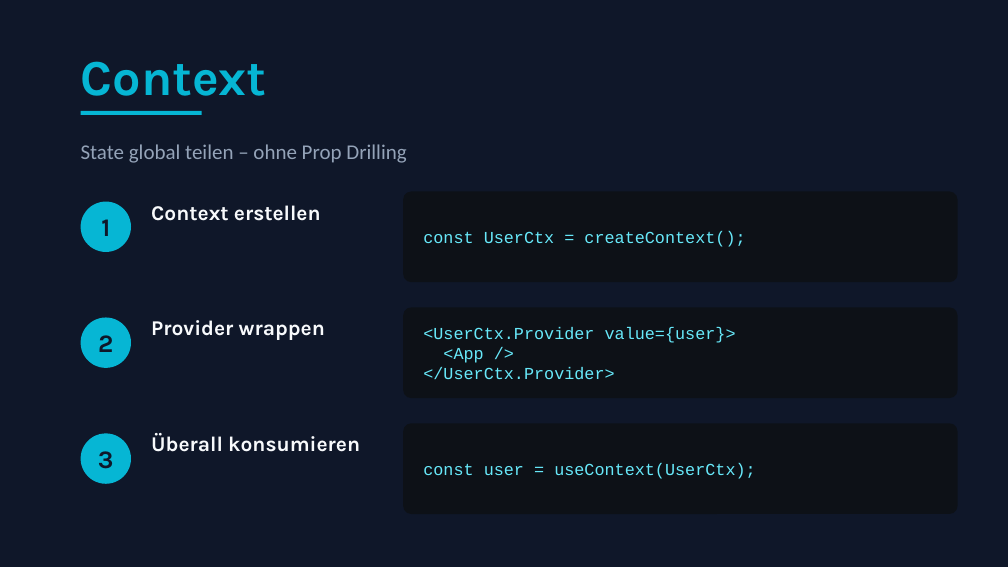
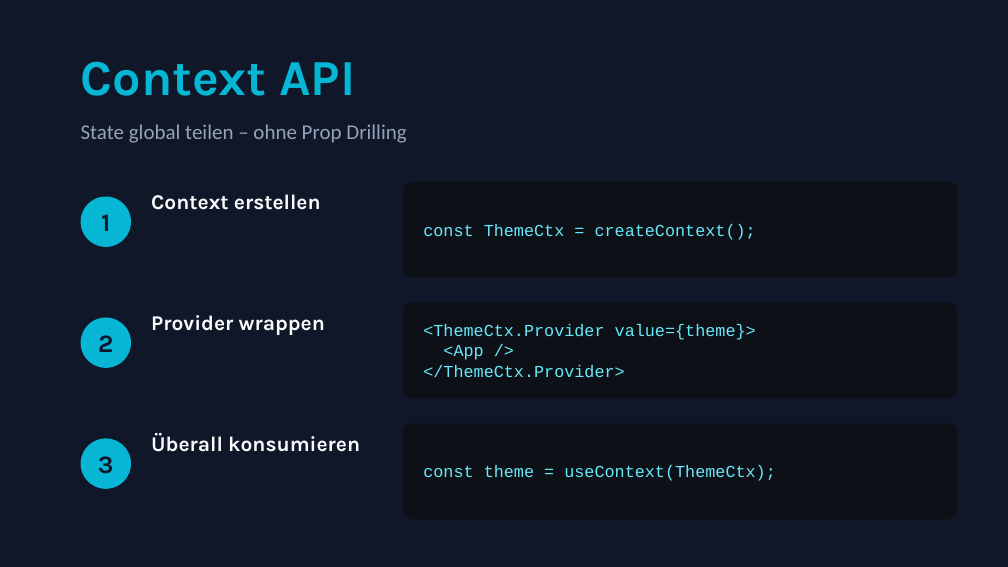
Before and after one commit to trungvt138/medieninformatik, a slide deck: slide 9 of WebProgramming/6.Termin/state-management-react.pptx. Drawn at 1008x567 pixels with LibreOffice and Linux fonts; fonts in the diff are those of the drawing. Boxes give left, top, right and bottom in pixels: in the first picture for what was removed or moved away, otherwise in the second. Text is boxed around its words. In the diff, an @@ line names an element or a change of style, - is before the commit and + after.

```diff
--- a/WebProgramming/6.Termin/state-management-react.pptx
+++ b/WebProgramming/6.Termin/state-management-react.pptx
@@ text at (x1=81, y1=61, x2=355, y2=96): text changed @@
-Context
+Context API
@@ text "State global teilen – ohne ..." moved from (x1=81, y1=144, x2=406, y2=163) to (x1=81, y1=124, x2=406, y2=143) @@
@@ rectangle removed at (x1=81, y1=111, x2=202, y2=115) @@
@@ 2 texts, 1 ellipse moved together from (x1=81, y1=202, x2=325, y2=340) to (x1=81, y1=197, x2=325, y2=335) @@
@@ text "Context erstellen" moved from (x1=151, y1=205, x2=321, y2=221) to (x1=151, y1=194, x2=321, y2=210) @@
@@ proportions changed in 3 elements at (x1=403, y1=302, x2=958, y2=398), (x1=403, y1=423, x2=958, y2=519), (x1=403, y1=181, x2=958, y2=277) @@
@@ rounded rectangle resized from (x1=403, y1=192, x2=958, y2=282) to (x1=403, y1=181, x2=958, y2=277) @@
@@ text at (x1=423, y1=224, x2=756, y2=240): text changed @@
-const UserCtx = createContext();
+const ThemeCtx = createContext();
@@ rounded rectangle resized from (x1=403, y1=307, x2=958, y2=398) to (x1=403, y1=302, x2=958, y2=398) @@
@@ text at (x1=423, y1=324, x2=756, y2=340): text changed @@
-<UserCtx.Provider value={user}>
+<ThemeCtx.Provider value={theme}>
@@ text at (x1=423, y1=365, x2=624, y2=378): text changed @@
-</UserCtx.Provider>
+</ThemeCtx.Provider>
@@ text "3" moved from (x1=98, y1=451, x2=114, y2=469) to (x1=98, y1=456, x2=114, y2=474) @@
@@ ellipse moved from (x1=81, y1=433, x2=131, y2=484) to (x1=81, y1=438, x2=131, y2=489) @@
@@ rounded rectangle resized from (x1=403, y1=423, x2=958, y2=514) to (x1=403, y1=423, x2=958, y2=519) @@
@@ text at (x1=423, y1=465, x2=776, y2=481): text changed @@
-const user = useContext(UserCtx);
+const theme = useContext(ThemeCtx);
```
Also in this commit, not shown: 4 other slides changed, 9 slides added, 9 slides removed, 5 other files.
